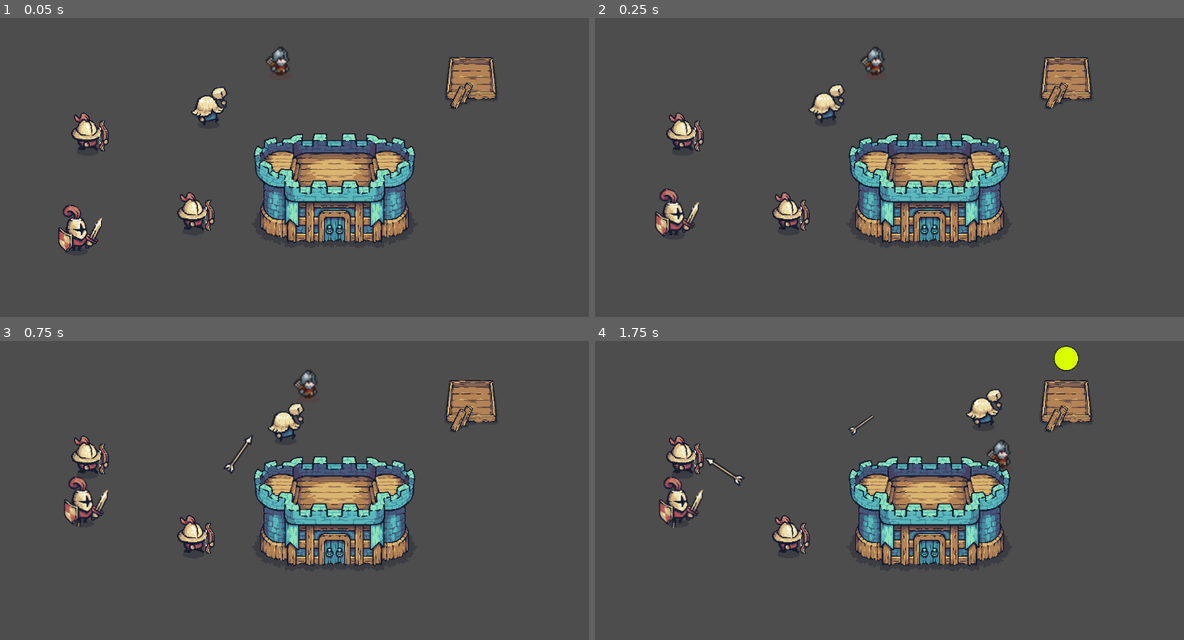
Above: before the commit, frames 1-4 (two rows, left to right).
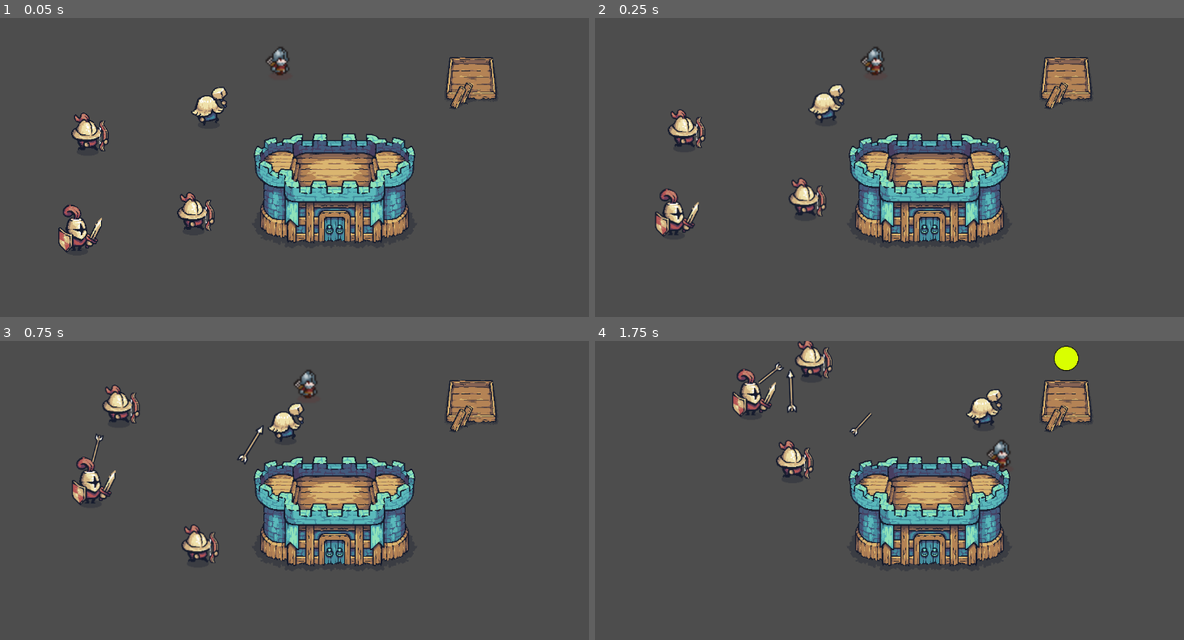
Above: after the commit, the same moments.

Repository: achotai2/battle-game-2D-proto
Game: Godot game, scene res://Scenes/main.tscn
Same seed, same stepped clock (60 frames per second), same inputs: the game is played once before the commit and once after it.
Inputs (mouse positions are in pixels of both pictures, inside the frame that each line leads up to):
- Up to frame 1 (0.05 s): no input
- Up to frame 2 (0.25 s): no input
- Up to frame 3 (0.75 s): move the mouse to (465, 505) at 0.52 s; hold Right (move_right) from 0.53 s (still down); tap Ctrl (attack) at 0.6 s
- Up to frame 4 (1.75 s): tap Space (interact) at 0.8, 1.35 s; move the mouse to (789, 541) at 1.27 s; release Right (move_right) at 1.28 s; hold S (move_down) from 1.28 s (still down); tap Ctrl (attack) at 1.55 s

Frame 1 is identical in both runs. In frame 2, 1.4% of the frame differs, in the area x 12-40%, y 30-72%; in frame 3, 2.8%; in frame 4, 3.6%, in the area x 10-48%, y 0-72%.
Error before the commit: Invalid call. Nonexistent function 'interaction_released' in base 'Nil'. (res://Scripts/player_controls.gd:56)
Error after the commit: Invalid call. Nonexistent function 'interaction_released' in base 'Nil'. (res://Scripts/player_controls.gd:77)

Commit message:
Wire movement-driven attack and work animations

Diff:
--- a/Scripts/PlayerInteractor.gd
+++ b/Scripts/PlayerInteractor.gd
@@ -154,7 +154,7 @@
 
 	_is_interacting = true
 	if freeze_movement and is_instance_valid(movement):
-		movement.freeze(owner_node)
+		movement.start_interaction()
 
 	_current_target.begin_interact(owner_node)
 	interaction_started.emit(_current_target)
@@ -172,8 +172,6 @@
 	_is_interacting = false
 
 	var owner_node := _get_interactor_node()
-	if freeze_movement and is_instance_valid(movement):
-		movement.un_freeze()
 
 	if _current_target != null and is_instance_valid(_current_target) and owner_node != null:
 		if _interaction_timer.is_stopped():
--- a/Scripts/agent_animate.gd
+++ b/Scripts/agent_animate.gd
@@ -93,9 +93,9 @@
 	pass
 
 
-func play_attack(target: Node2D) -> void:
+func play_attack(target: Node2D) -> bool:
 	if not is_instance_valid(sprite) or sprite.sprite_frames == null:
-		return
+		return false
 
 	attacking = true
 	var dir: Vector2 = _my_agent.return_position().direction_to(target.return_position())
@@ -120,6 +120,8 @@
 
 	if anim != "":
 		sprite.play(anim)
+		return true
+	return false
 
 
 func set_sprite_frames(frames: SpriteFrames) -> void:
@@ -155,9 +157,14 @@
 	sprite.stop()
 
 
-func do_work() -> void:
-	# Called by tactical worker when work is performed.
-	working = true
+func play_work() -> bool:
+	# Called by tactical worker / interaction when work is performed.
+	if not is_instance_valid(sprite) or sprite.sprite_frames == null:
+		return false
+
 	var frames := sprite.sprite_frames
 	if frames.has_animation("work"):
+		working = true
 		sprite.play("work")
+		return true
+	return false
--- a/Scripts/agent_base.gd
+++ b/Scripts/agent_base.gd
@@ -61,9 +61,6 @@
 	if is_instance_valid(animation) and _node_has_property(attack, &"animation"):
 		attack.set("animation", animation)
 
-		if attack.has_method("attack_animation_finished") and not animation.attackAnimationFinished.is_connected(attack.attack_animation_finished):
-			animation.attackAnimationFinished.connect(attack.attack_animation_finished)
-
 	if is_instance_valid(movement) and _node_has_property(attack, &"movement"):
 		attack.set("movement", movement)
 
@@ -72,9 +69,6 @@
 	if not is_instance_valid(attack):
 		return
 
-	if attack.has_method("attack_animation_finished") and animation.attackAnimationFinished.is_connected(attack.attack_animation_finished):
-		animation.attackAnimationFinished.disconnect(attack.attack_animation_finished)
-
 
 func _assign_animation_refs() -> void:
 	if not is_instance_valid(animation):
@@ -96,7 +90,9 @@
 	elif _node_has_property(movement, &"agent"):
 		movement.set("agent", self)
 
-	if _node_has_property(movement, &"animation"):
+	if movement.has_method("set_animation"):
+		movement.call("set_animation", animation)
+	elif _node_has_property(movement, &"animation"):
 		movement.set("animation", animation)
 
 
@@ -112,7 +108,9 @@
 	if not is_instance_valid(controls):
 		return
 
-	if _node_has_property(controls, &"interactor"):
+	if controls.has_method("set_interactor"):
+		controls.call("set_interactor", interactor)
+	elif _node_has_property(controls, &"interactor"):
 		controls.set("interactor", interactor)
 
 	if _node_has_property(controls, &"attackNode"):
--- a/Scripts/agent_move.gd
+++ b/Scripts/agent_move.gd
@@ -17,6 +17,12 @@
 var _use_velocity: bool
 var _desired_velocity: Vector2
 var _desired_direction: Vector2
+var _action_state: int = 0
+
+const ACTION_NONE := 0
+const ACTION_ATTACK := 1
+const ACTION_WORK := 2
+const ACTION_INTERACT := 3
 
 
 func _physics_process(delta: float) -> void:
@@ -29,6 +35,22 @@
 
 # --- Public control API ---
 
+func set_animation(anim: AgentAnimate) -> void:
+	if is_instance_valid(animation):
+		if animation.attackAnimationFinished.is_connected(_on_attack_animation_finished):
+			animation.attackAnimationFinished.disconnect(_on_attack_animation_finished)
+		if animation.interactAnimationFinished.is_connected(_on_interact_animation_finished):
+			animation.interactAnimationFinished.disconnect(_on_interact_animation_finished)
+
+	animation = anim
+
+	if is_instance_valid(animation):
+		if not animation.attackAnimationFinished.is_connected(_on_attack_animation_finished):
+			animation.attackAnimationFinished.connect(_on_attack_animation_finished)
+		if not animation.interactAnimationFinished.is_connected(_on_interact_animation_finished):
+			animation.interactAnimationFinished.connect(_on_interact_animation_finished)
+
+
 func freeze(_target: Node2D) -> void:
 	# Called by attack when attack is started
 	frozen = true
@@ -40,6 +62,7 @@
 	# Called to unfreeze movement.
 	# Can be called by signal from agent animation when a frozen animation is finished.
 	frozen = false
+	_action_state = ACTION_NONE
 
 
 func make_meander() -> void:
@@ -48,6 +71,57 @@
 
 func stop_meander() -> void:
 	meander = false
+
+
+func start_attack(target: Node2D) -> bool:
+	if _action_state != ACTION_NONE and _action_state != ACTION_ATTACK:
+		return false
+	if _action_state == ACTION_ATTACK and frozen:
+		return true
+
+	_action_state = ACTION_ATTACK
+	freeze(target)
+	var started := false
+	if is_instance_valid(animation):
+		started = animation.play_attack(target)
+
+	if not started:
+		un_freeze()
+	return started
+
+
+func start_work() -> bool:
+	if _action_state != ACTION_NONE and _action_state != ACTION_WORK:
+		return false
+	if _action_state == ACTION_WORK and frozen:
+		return true
+
+	_action_state = ACTION_WORK
+	freeze(null)
+	var started := false
+	if is_instance_valid(animation):
+		started = animation.play_work()
+
+	if not started:
+		un_freeze()
+	return started
+
+
+func start_interaction() -> bool:
+	if _action_state != ACTION_NONE and _action_state != ACTION_INTERACT:
+		return false
+	if _action_state == ACTION_INTERACT and frozen:
+		return true
+
+	_action_state = ACTION_INTERACT
+	freeze(null)
+	var started := false
+	if is_instance_valid(animation):
+		started = animation.play_work()
+
+	if not started:
+		un_freeze()
+	return started
 
 
 # --- Movement entry points ---
@@ -107,6 +181,16 @@
 	agent = owner_agent
 
 
+func _on_attack_animation_finished() -> void:
+	if _action_state == ACTION_ATTACK:
+		un_freeze()
+
+
+func _on_interact_animation_finished() -> void:
+	if _action_state == ACTION_WORK or _action_state == ACTION_INTERACT:
+		un_freeze()
+
+
 func _notify_moved(vel: Vector2) -> void:
 	if is_instance_valid(agent):
 		agent.velocity = vel
--- a/Scripts/player_controls.gd
+++ b/Scripts/player_controls.gd
@@ -14,6 +14,27 @@
 @export var interact: StringName = &"interact"
 
 var _last_dir: Vector2 = Vector2.ZERO
+var _is_moving: bool = false
+var _interaction_active: bool = false
+
+
+func _ready() -> void:
+	_bind_interactor()
+
+
+func set_interactor(value: PlayerInteractor) -> void:
+	interactor = value
+	_bind_interactor()
+
+
+func _bind_interactor() -> void:
+	if is_instance_valid(interactor):
+		if not interactor.interaction_started.is_connected(_on_interaction_started):
+			interactor.interaction_started.connect(_on_interaction_started)
+		if not interactor.interaction_finished.is_connected(_on_interaction_finished):
+			interactor.interaction_finished.connect(_on_interaction_finished)
+		if not interactor.interaction_suspended.is_connected(_on_interaction_finished):
+			interactor.interaction_suspended.connect(_on_interaction_finished)
 
 
 func _physics_process(_delta: float) -> void:
@@ -39,9 +60,10 @@
 			if is_instance_valid(movement):
 				movement.player_controlled_movement(dir)
 
-	if dir != Vector2.ZERO:
+	_is_moving = dir != Vector2.ZERO
+	if _is_moving:
 		_pause_attack()
-	else:
+	elif not _interaction_active:
 		_unpause_attack()
 
 	_last_dir = dir
@@ -51,17 +73,26 @@
 	# Discrete actions here so UI can consume input first
 	if event.is_action_pressed(interact) and is_instance_valid(interactor):
 		interactor.interaction_pressed()
-		_pause_attack()
 	elif event.is_action_released(interact):
 		interactor.interaction_released()
-		_unpause_attack()
 
 
 func _pause_attack() -> void:
-	if is_instance_valid(attack):
+	if is_instance_valid(attackNode):
 		attackNode.pause_attack()
 
 
 func _unpause_attack() -> void:
-	if is_instance_valid(attack):
+	if is_instance_valid(attackNode):
 		attackNode.restart_attack()
+
+
+func _on_interaction_started(_target: Interactable) -> void:
+	_interaction_active = true
+	_pause_attack()
+
+
+func _on_interaction_finished(_target: Interactable) -> void:
+	_interaction_active = false
+	if not _is_moving:
+		_unpause_attack()
--- a/Scripts/tactical_worker.gd
+++ b/Scripts/tactical_worker.gd
@@ -162,9 +162,9 @@
 
 	# Freeze movement while work animation runs.
 	if is_instance_valid(movement):
-		movement.freeze(null)
+		movement.start_work()
 	elif is_instance_valid(_agent.movement):
-		_agent.movement.freeze(null)
+		_agent.movement.start_work()
 
 	# If completed, release and request another
 	if not _site_needs_work(_site):
@@ -223,11 +223,6 @@
 
 func _apply_work(site: WorkSite, amount: float) -> void:
 	site.apply_work(amount, self)		# Let site know work has been applied.
-	if is_instance_valid(animation):
-		animation.do_work()
-	elif is_instance_valid(_agent) and is_instance_valid(_agent.animation):
-		var animation: AgentAnimate = _agent.animation
-		animation.do_work()
 
 
 func _site_needs_work(site: WorkSite) -> bool:
--- a/Scripts/weapon_melee_base.gd
+++ b/Scripts/weapon_melee_base.gd
@@ -72,10 +72,10 @@
 
 	cooldown.start()
 	attack_delay.start()
-	if is_instance_valid(animation):
+	if is_instance_valid(movement):
+		movement.start_attack(_current_target)
+	elif is_instance_valid(animation):
 		animation.play_attack(_current_target)
-	if is_instance_valid(movement):
-		movement.freeze(_current_target)
 
 
 func _on_attack_delay_timeout() -> void:
--- a/Scripts/weapon_ranged_base.gd
+++ b/Scripts/weapon_ranged_base.gd
@@ -88,10 +88,10 @@
 
 	cooldown.start()
 	attack_delay.start()
-	if is_instance_valid(animation):
+	if is_instance_valid(movement):
+		movement.start_attack(_current_target)
+	elif is_instance_valid(animation):
 		animation.play_attack(_current_target)
-	if is_instance_valid(movement):
-		movement.freeze(_current_target)
 
 
 func _on_attack_delay_timeout() -> void:
